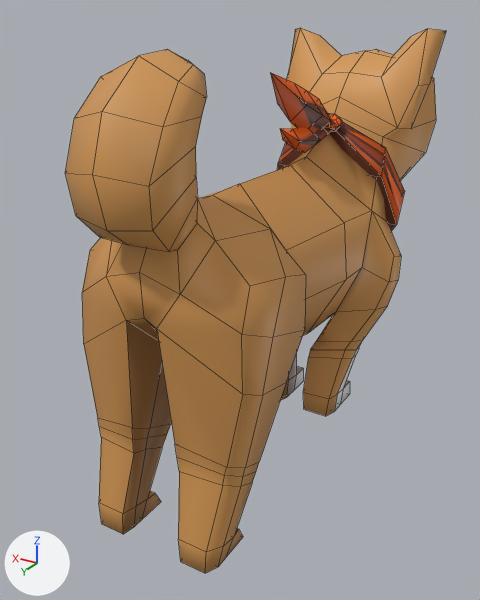
Before and after pictures for a commit that changed the FBX model kibidanGO/Assets/c18012_dog.saru/dogsozai/dogtaiki.fbx.
The view is the same before and after, from a 50 mm camera at (-0.0591, 0.1191, 0.085) aimed at (0.007, 0.0089, 0.0299). Lighting does not change. The marker at lower left points along +X, +Y and +Z. Mesh edges are drawn as thin lines. Where no turn or scale is listed for an object, it has been applied to the vertices.
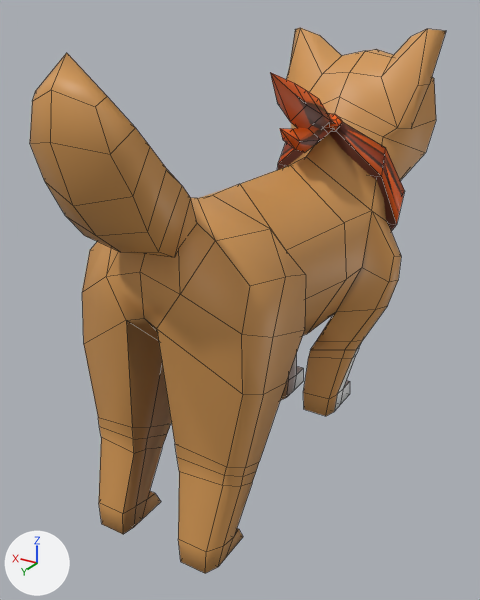
Where the newer file only moved an object's origin or applied its transform, the numbers keep the older frame.

Pixel boxes (x1, y1, x2, y2) of what changed, in the pictures (480 x 600 px; the box of a moved part takes in the faces that stretch with it):
'polySurface1', reshaped, shading changed (9% wider): before (65, 28, 446, 573); after (30, 28, 446, 573)
part 1 of me_mesh, moved or reshaped: before (65, 49, 215, 294); after (30, 53, 215, 294)
part 2 of me_mesh, shading changed: (82, 28, 446, 573) in both

What the commit changed:
me_mesh is used by ob_polysurface1; location (0.0, 0.0, 0.0).
me_mesh had 434 vertices, 430 faces and spanned x -0.0187..0.0187, y -0.0651..0.0569, z 0.0..0.0821.
me_mesh now has 434 vertices, 430 faces and spans x -0.0187..0.0187, y -0.0651..0.0633, z 0.0..0.0821.
me_mesh part 1: 39 of 434 vertices moved; they spanned x -0.0086..0.0086, y 0.0352..0.0569, z 0.0539..0.0805 and now span x -0.0086..0.0086, y 0.043..0.0633, z 0.0539..0.0809; mean shift (0.0, 0.0079, -0.0024); largest move (0.0, 0.0352, 0.0788) -> (0.0, 0.0593, 0.0809).
me_mesh part 2: edges marked sharp go from 51 to 18.
